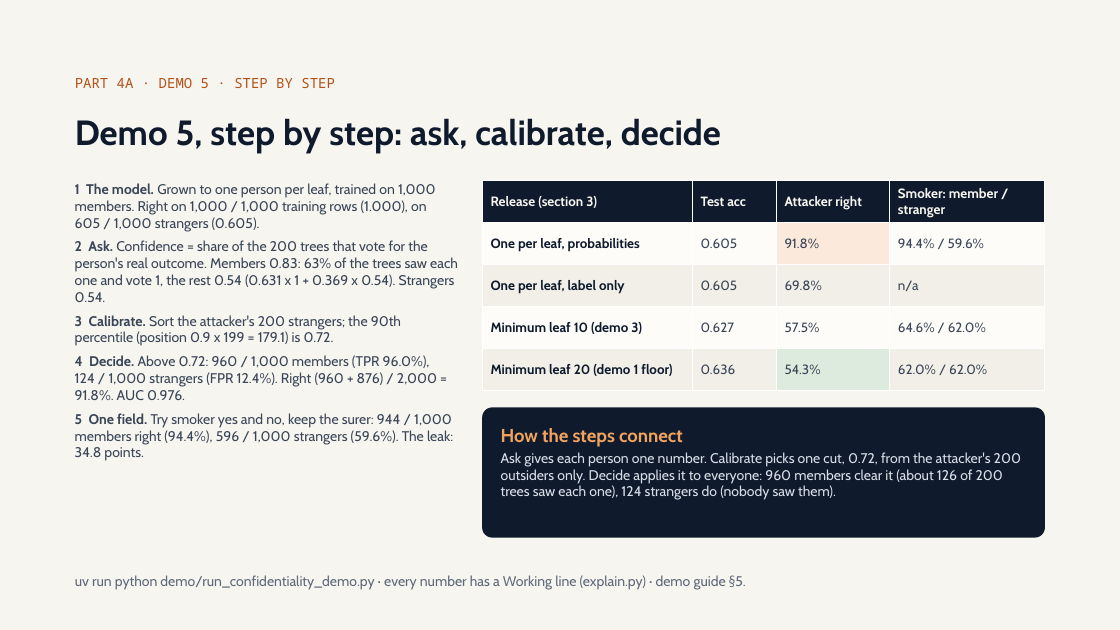
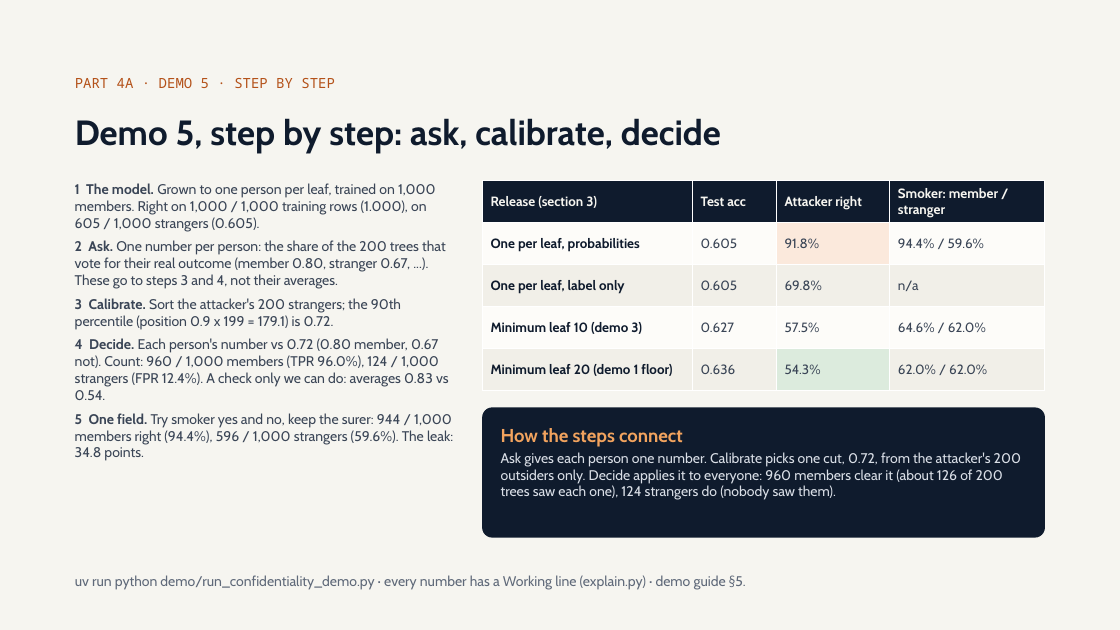
Before and after one commit to olonok69/graimatter_ML, a slide deck: slide 33 of docs/Adversarial_ML.pptx. Drawn at 1120x630 pixels with LibreOffice and Linux fonts; fonts in the diff are those of the drawing. Boxes give left, top, right and bottom in pixels: in the first picture for what was removed or moved away, otherwise in the second. Text is boxed around its words. In the diff, an @@ line names an element or a change of style, - is before the commit and + after.

```diff
--- a/docs/Adversarial_ML.pptx
+++ b/docs/Adversarial_ML.pptx
@@ text at [75,240,446,289]: text changed @@
-2 Ask. Confidence = share of the 200 trees that vote for the person's real outcome. Members 0.83: 63% of the trees saw each one and vote 1, the rest 0.54 (0.631 x 1 + 0.369 x 0.54). Strangers 0.54.
+2 Ask. One number per person: the share of the 200 trees that vote for their real outcome (member 0.80, stranger 0.67, ...). These go to steps 3 and 4, not their averages.
@@ text at [75,338,449,400]: text changed @@
-4 Decide. Above 0.72: 960 / 1,000 members (TPR 96.0%), 124 / 1,000 strangers (FPR 12.4%). Right (960 + 876) / 2,000 = 91.8%. AUC 0.976.
+4 Decide. Each person's number vs 0.72 (0.80 member, 0.67 not). Count: 960 / 1,000 members (TPR 96.0%), 124 / 1,000 strangers (FPR 12.4%). A check only we can do: averages 0.83 vs 0.54.
```
Also in this commit, not shown: 9 other files.
